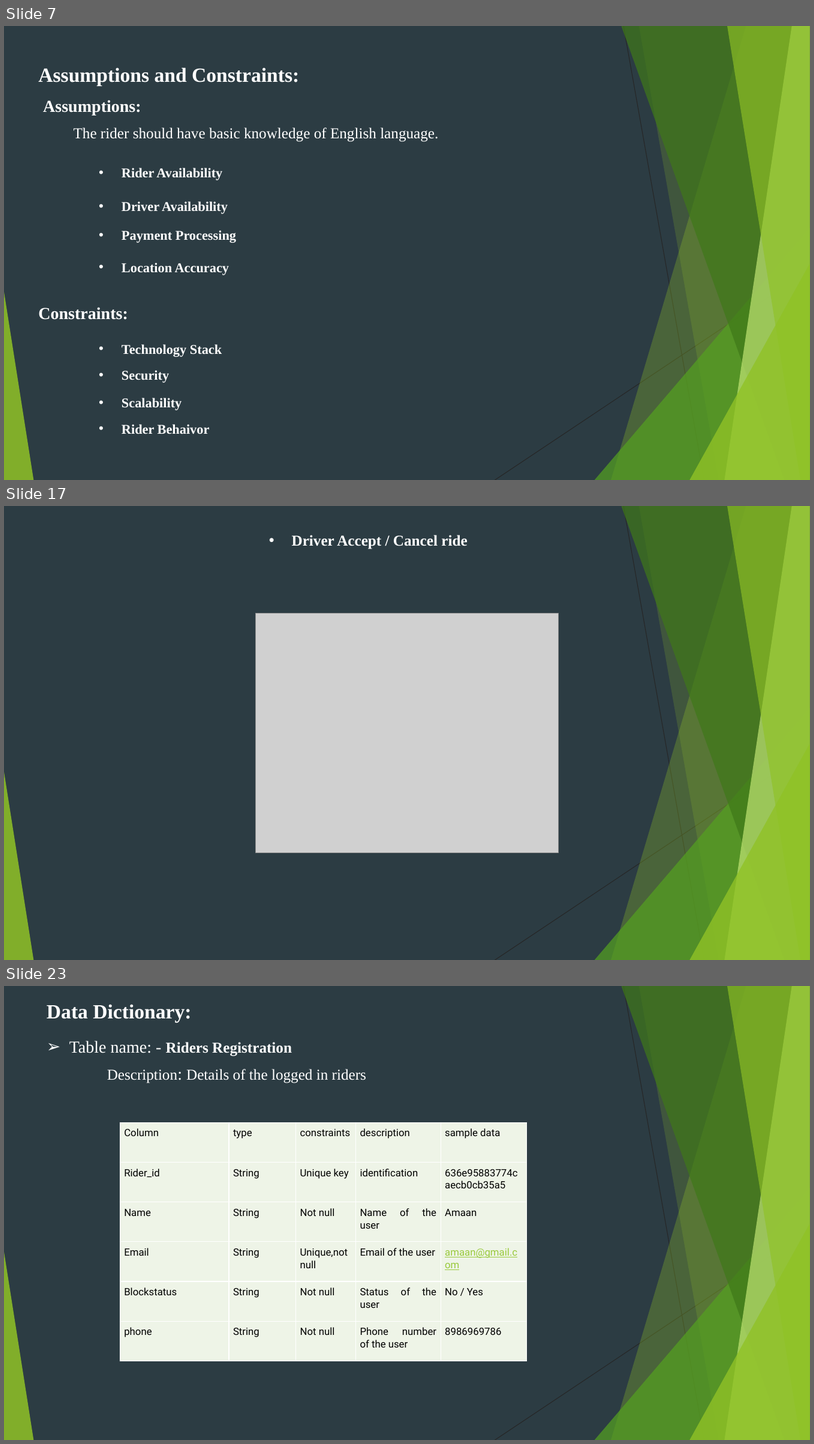
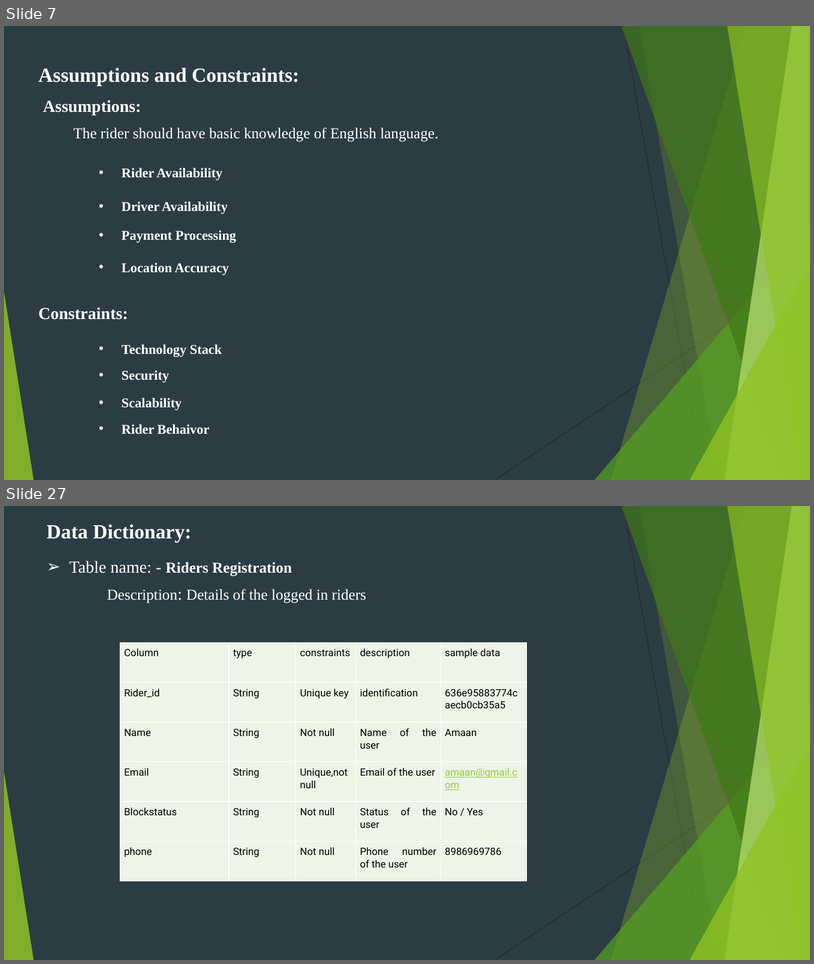
Before and after one commit to AmanPuthawala/UBERCLONE, a slide deck: materials/Uberclone.pptx. Shown one above the other, each under a label of ours: slides 7, 17 and 23 before the commit, slides 7 and 27 after it; the slides between them are not shown. The pictures are 814x1444 and 814x964 pixels, drawn with LibreOffice and Linux fonts; fonts in the diff are those of the drawing; grey boxes stand for pictures. Boxes give left, top, right and bottom in pixels: in the first picture for what was removed or moved away, otherwise in the second. Text is boxed around its words. In the diff, an @@ line names an element or a change of style, - is before the commit and + after.

```diff
--- a/materials/Uberclone.pptx
+++ b/materials/Uberclone.pptx
@@ slide 17 removed at (x1=4, y1=506, x2=810, y2=960), background #2C3C43; not listed: 10 template elements that a slide beside it also shows @@
@@ text removed at (x1=292, y1=535, x2=467, y2=549) @@
-• Driver Accept / Cancel ride
@@ picture removed at (x1=255, y1=613, x2=558, y2=853) @@
@@ what was slide 23 is now slide 27 @@
```
Also in this commit, not shown: 16 slides changed, 14 slides added, 9 other slides removed.
